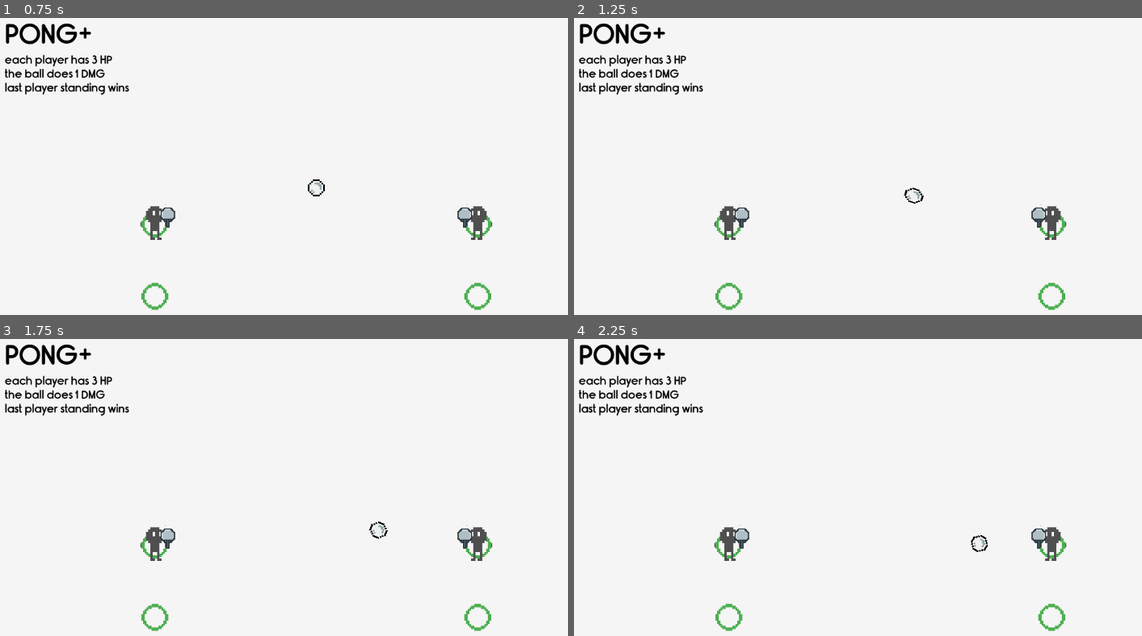
Above: before the commit, frames 1-4 (two rows, left to right).
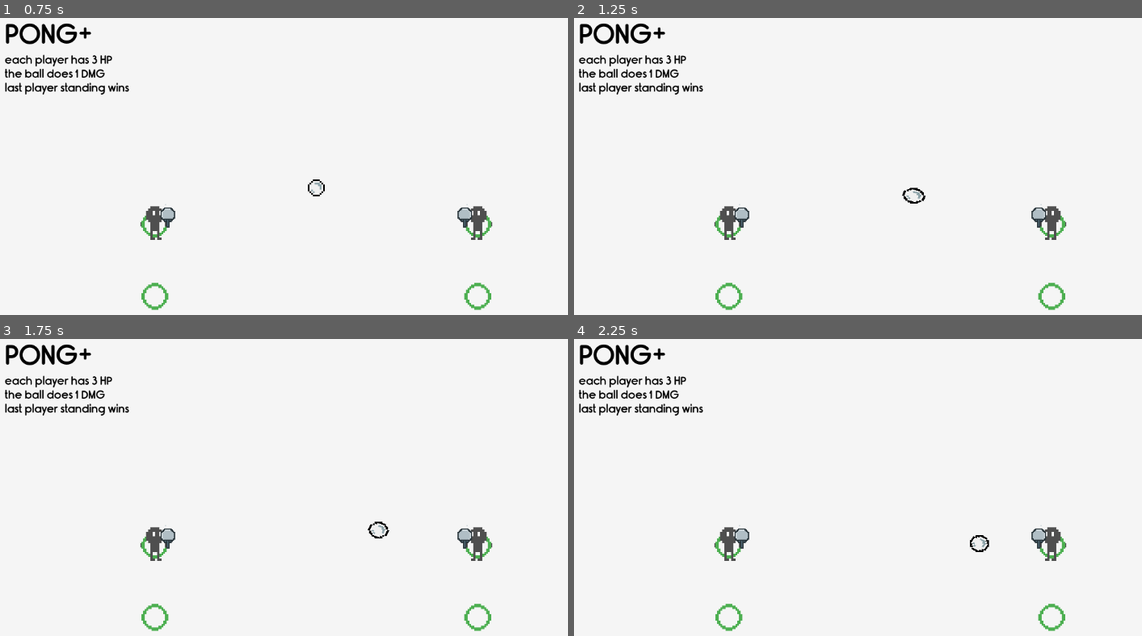
Above: after the commit, the same moments.

Repository: xharris/pongplus
Game: Godot game, scene res://game/game.tscn
Same seed, same stepped clock (60 frames per second), same inputs: the game is played once before the commit and once after it.
Inputs:
- Up to frame 1 (0.75 s): tap Enter at 0.5 s
- Up to frame 2 (1.25 s): no input
- Up to frame 3 (1.75 s): no input
- Up to frame 4 (2.25 s): no input

Frame 1 is identical in both runs. In frame 2, less than 0.1% of the frame differs, in the area x 57-62%, y 57-63%; in frame 3, less than 0.1%; in frame 4, less than 0.1%.

Commit message:
adds vfx speedy

Diff:
--- a/components/vfx_impact/vfx_impact.gd
+++ b/components/vfx_impact/vfx_impact.gd
@@ -5,6 +5,7 @@
 @onready var particles: GPUParticles2D = %GPUParticles2D
 @onready var _test_sprite: Sprite2D = $TestSprite2D
 
+@export var show_editor_sprite: bool = true
 var _log = Logger.new("vfx_impact", Logger.Level.DEBUG)
 var _editor_squeeze_t: float = 0
 var _original_scale: Vector2
@@ -16,7 +17,9 @@
 func _ready() -> void:
     particles.emitting = false
     particles.one_shot = false
-    if not Engine.is_editor_hint():
+    for c in get_children():
+        print(c)
+    if not Engine.is_editor_hint() or not show_editor_sprite:
         Util.destroy_free(_test_sprite)
 
 func _process(delta: float) -> void:
--- a/components/vfx_impact/vfx_impact.tscn
+++ b/components/vfx_impact/vfx_impact.tscn
@@ -14,6 +14,7 @@
 
 [node name="VfxImpact" type="Node2D"]
 script = ExtResource("1_wum5h")
+show_editor_sprite = null
 
 [node name="GPUParticles2D" type="GPUParticles2D" parent="."]
 unique_name_in_owner = true
--- a/components/vfx_speedy/vfx_speedy.gd
+++ b/components/vfx_speedy/vfx_speedy.gd
@@ -4,16 +4,25 @@
 
 @onready var animation: AnimationPlayer = $AnimationPlayer
 
-var node: Node2D
+@export var config: VfxSpeedyConfig
+var _last_position: Vector2
+var _velocity: Vector2
 
 func _ready() -> void:
-    if Engine.is_editor_hint():
-        node = $TestSprite2D
-    else:
-        node = get_parent()
-        remove_child($TestSprite2D)
+    _last_position = global_position
+    if not Engine.is_editor_hint():
+        Util.destroy_free(animation)
 
 func _process(delta: float) -> void:
-    if Engine.is_editor_hint():
-        # move back and forth (sine)
-        pass
+    if Engine.is_editor_hint() and not config:
+        config = VfxSpeedyConfig.new()
+    if Engine.is_editor_hint() or (_last_position != Vector2.ZERO and global_position != Vector2.ZERO):
+        # calculate velocity
+        _velocity = _last_position - global_position
+        # squeeze based on velocity
+        var velocity_amt = _velocity.length() / (_velocity.length() + config.squeeze_rate_of_change)
+        scale =  lerp(
+            Vector2.ONE, Vector2(config.squeeze_amount, 1/config.squeeze_amount),
+            velocity_amt
+        )
+    _last_position = global_position
--- a/components/vfx_speedy/vfx_speedy.tscn
+++ b/components/vfx_speedy/vfx_speedy.tscn
@@ -1,13 +1,62 @@
-[gd_scene load_steps=3 format=3 uid="uid://c748xn105dplb"]
+[gd_scene load_steps=8 format=3 uid="uid://c748xn105dplb"]
 
 [ext_resource type="Script" uid="uid://js4ho8wjn0e2" path="res://components/vfx_speedy/vfx_speedy.gd" id="1_273kw"]
+[ext_resource type="Script" uid="uid://c170bwxxiw32g" path="res://components/vfx_speedy/vfx_speedy_config.gd" id="2_2i2xt"]
 [ext_resource type="Texture2D" uid="uid://capqpmjce2lnl" path="res://entities/ball/ball.png" id="2_6hdgq"]
+
+[sub_resource type="Resource" id="Resource_4vwiy"]
+script = ExtResource("2_2i2xt")
+squeeze_amount = 2.0
+squeeze_rate_of_change = 30.0
+
+[sub_resource type="Animation" id="Animation_4vwiy"]
+length = 0.001
+tracks/0/type = "value"
+tracks/0/imported = false
+tracks/0/enabled = true
+tracks/0/path = NodePath(".:position")
+tracks/0/interp = 1
+tracks/0/loop_wrap = true
+tracks/0/keys = {
+"times": PackedFloat32Array(0),
+"transitions": PackedFloat32Array(1),
+"update": 0,
+"values": [Vector2(0, 0)]
+}
+
+[sub_resource type="Animation" id="Animation_2i2xt"]
+resource_name = "move"
+loop_mode = 1
+step = 0.5
+tracks/0/type = "value"
+tracks/0/imported = false
+tracks/0/enabled = true
+tracks/0/path = NodePath(".:position")
+tracks/0/interp = 2
+tracks/0/loop_wrap = false
+tracks/0/keys = {
+"times": PackedFloat32Array(0, 0.5, 1),
+"transitions": PackedFloat32Array(2.46229, 2.46, 1),
+"update": 0,
+"values": [Vector2(-100, 0), Vector2(100, 0), Vector2(-100, 0)]
+}
+
+[sub_resource type="AnimationLibrary" id="AnimationLibrary_4vwiy"]
+_data = {
+&"RESET": SubResource("Animation_4vwiy"),
+&"move": SubResource("Animation_2i2xt")
+}
 
 [node name="VfxSpeedy" type="Node2D"]
 script = ExtResource("1_273kw")
+config = SubResource("Resource_4vwiy")
 
 [node name="TestSprite2D" type="Sprite2D" parent="."]
 scale = Vector2(3, 3)
 texture = ExtResource("2_6hdgq")
 
 [node name="AnimationPlayer" type="AnimationPlayer" parent="."]
+reset_on_save = false
+libraries = {
+&"": SubResource("AnimationLibrary_4vwiy")
+}
--- /dev/null
+++ b/components/vfx_speedy/vfx_speedy_config.gd
@@ -0,0 +1,6 @@
+extends Resource
+class_name VfxSpeedyConfig
+
+@export var squeeze_amount: float = 5.5
+## Larger value = slower
+@export var squeeze_rate_of_change: float = 60
--- a/entities/ball/ball.tscn
+++ b/entities/ball/ball.tscn
@@ -1,14 +1,21 @@
-[gd_scene load_steps=8 format=3 uid="uid://cd6xno3u30o4r"]
+[gd_scene load_steps=11 format=3 uid="uid://cd6xno3u30o4r"]
 
 [ext_resource type="PackedScene" uid="uid://df5xis8hnkamb" path="res://components/missile/missile.tscn" id="1_61umk"]
 [ext_resource type="Script" uid="uid://dwjmlg6e8aiyq" path="res://entities/ball/ball.gd" id="1_jyt08"]
 [ext_resource type="Texture2D" uid="uid://capqpmjce2lnl" path="res://entities/ball/ball.png" id="3_w5wpn"]
 [ext_resource type="PackedScene" uid="uid://4b5bvjbbd8nl" path="res://components/hitbox/hitbox.tscn" id="4_we1t7"]
 [ext_resource type="PackedScene" uid="uid://do5aduvfpkbbv" path="res://components/camera/camera.tscn" id="5_6mrx1"]
+[ext_resource type="PackedScene" uid="uid://c748xn105dplb" path="res://components/vfx_speedy/vfx_speedy.tscn" id="6_fcn6e"]
 [ext_resource type="PackedScene" uid="uid://slql4xgnuw4j" path="res://components/vfx_impact/vfx_impact.tscn" id="6_thfbu"]
+[ext_resource type="Script" uid="uid://c170bwxxiw32g" path="res://components/vfx_speedy/vfx_speedy_config.gd" id="7_chb6c"]
 
 [sub_resource type="CircleShape2D" id="CircleShape2D_w5wpn"]
 radius = 16.0
+
+[sub_resource type="Resource" id="Resource_xp25g"]
+script = ExtResource("7_chb6c")
+squeeze_amount = 5.5
+squeeze_rate_of_change = 60.0
 
 [node name="Ball" type="Node2D"]
 script = ExtResource("1_jyt08")
@@ -25,8 +32,12 @@
 is_focal_point = true
 
 [node name="VfxImpact" parent="." instance=ExtResource("6_thfbu")]
+show_editor_sprite = false
 
-[node name="Sprite2D" type="Sprite2D" parent="VfxImpact"]
+[node name="VfxSpeedy" parent="VfxImpact" instance=ExtResource("6_fcn6e")]
+config = SubResource("Resource_xp25g")
+
+[node name="Sprite2D" type="Sprite2D" parent="VfxImpact/VfxSpeedy"]
 unique_name_in_owner = true
 scale = Vector2(3, 3)
 texture = ExtResource("3_w5wpn")
--- a/resources/vfx_impact_configs/vfx_impact_basic.tres
+++ b/resources/vfx_impact_configs/vfx_impact_basic.tres
@@ -10,4 +10,5 @@
 circle_burst_amount = 3
 squeeze_enabled = true
 squeeze_amount = 2.0
+squeeze_rotation = 0.0
 metadata/_custom_type_script = "uid://foxcjmmtslkg"
--- /dev/null
+++ b/resources/vfx_test/vfx_test.gd
@@ -0,0 +1,15 @@
+@tool
+extends Node2D
+
+@onready var vfx_speedy: VfxSpeedy = $VfxSpeedy
+
+var _t: float = 0
+var _sin_t: float = 0
+var _sin_speed: float = 0
+
+func _process(delta: float) -> void:
+    _t += delta
+    _sin_speed = pingpong(_t, 10)
+    _sin_t += delta * _sin_speed
+    #print(pingpong(_t, 10))
+    vfx_speedy.global_position.x = sin(_sin_t) * 200
--- /dev/null
+++ b/resources/vfx_test/vfx_test.tscn
@@ -0,0 +1,23 @@
+[gd_scene load_steps=6 format=3 uid="uid://bmwmfll804yiy"]
+
+[ext_resource type="Script" uid="uid://dxc7pgfn6an5k" path="res://resources/vfx_test/vfx_test.gd" id="1_b3e4w"]
+[ext_resource type="PackedScene" uid="uid://c748xn105dplb" path="res://components/vfx_speedy/vfx_speedy.tscn" id="2_yaurb"]
+[ext_resource type="Script" uid="uid://c170bwxxiw32g" path="res://components/vfx_speedy/vfx_speedy_config.gd" id="3_21m5m"]
+[ext_resource type="Texture2D" uid="uid://capqpmjce2lnl" path="res://entities/ball/ball.png" id="3_d2hm8"]
+
+[sub_resource type="Resource" id="Resource_d2hm8"]
+script = ExtResource("3_21m5m")
+squeeze_amount = 5.5
+squeeze_rate_of_change = 60.0
+
+[node name="VfxTest" type="Node2D"]
+script = ExtResource("1_b3e4w")
+
+[node name="VfxSpeedy" parent="." instance=ExtResource("2_yaurb")]
+position = Vector2(-38.0624, 0)
+scale = Vector2(1.15213, 0.972341)
+config = SubResource("Resource_d2hm8")
+
+[node name="Sprite2D" type="Sprite2D" parent="VfxSpeedy"]
+scale = Vector2(4, 4)
+texture = ExtResource("3_d2hm8")
Not shown, added: components/vfx_speedy/vfx_speedy_config.gd.uid
Not shown, added: resources/vfx_test/vfx_test.gd.uid
